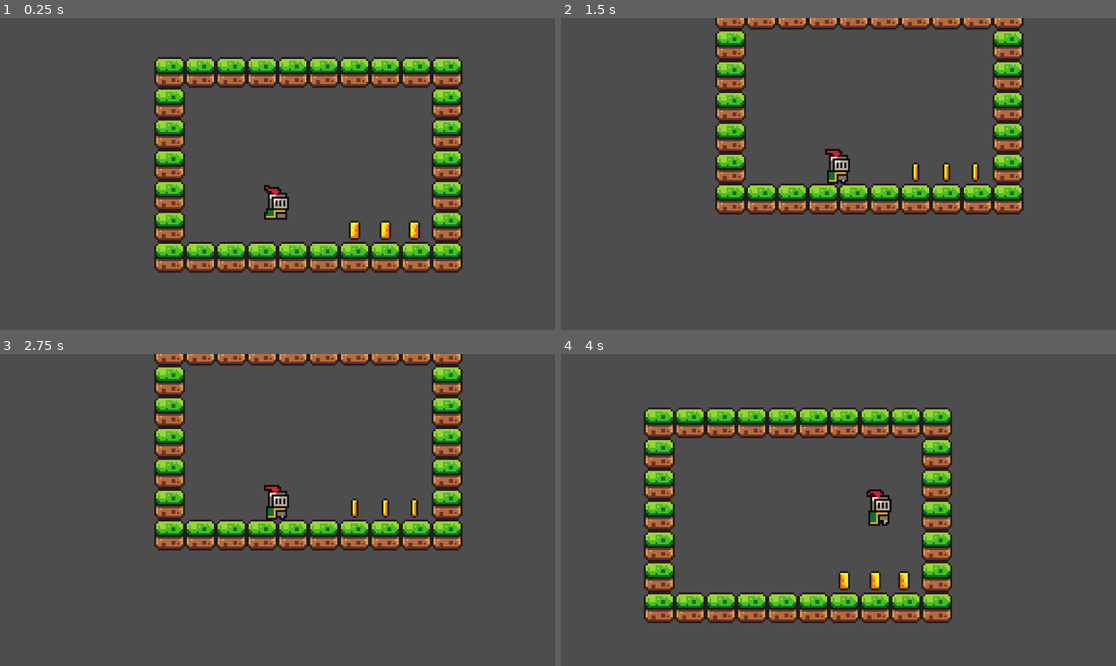
Above: before the commit, frames 1-4 (two rows, left to right).
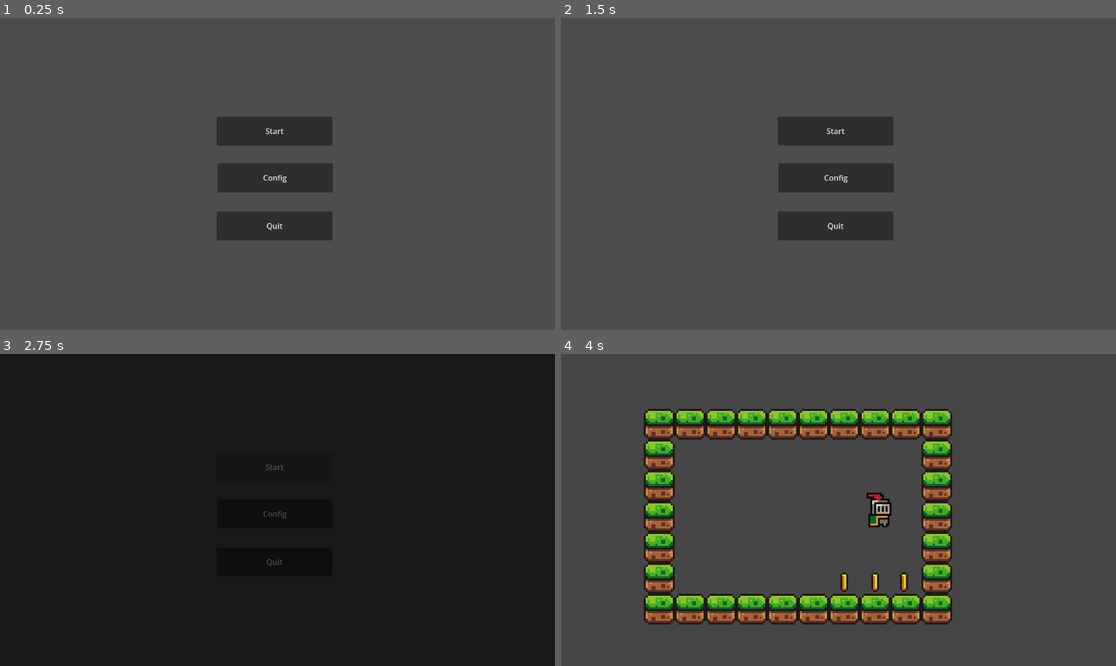
Above: after the commit, the same moments.

Repository: GenerosoR/Spin-to-Win_Game-Jam
Game: Godot game, scene res://scenes/main_menu.tscn
Same seed, same stepped clock (60 frames per second), same inputs: the game is played once before the commit and once after it. Before the commit the project starts from res://scenes/mundo.tscn.
Inputs (mouse positions are in pixels of both pictures, inside the frame that each line leads up to):
- Up to frame 1 (0.25 s): no input
- Up to frame 2 (1.5 s): click (838, 177) at 0.5 s, where only the run after the commit has a clickable "Config"; click (838, 233) at 1.25 s, where only the run after the commit has a clickable "Back"
- Up to frame 3 (2.75 s): click (271, 466) at 2 s, where only the run after the commit has a clickable "Start"
- Up to frame 4 (4 s): click (832, 466) at 2.75 s, where only the run after the commit has a clickable "Start"; tap Enter (ui_accept) at 3.5, 3.6, 3.77 s; hold Right (ui_right) from 3.53 s (still down)

The runs differ from the first frame. In frame 1, 22% of the frame differs, in the area x 27-84%, y 12-82%; in frame 2, 18%; in frame 3, 97%, in the area x 0-100%, y 0-100%; in frame 4, 8.5%.

Commit message:
Add files via upload
Menu Placeholder + Pasta dedicada a scripts

Diff:
--- /dev/null
+++ b/Game jam/default_bus_layout.tres
@@ -0,0 +1,9 @@
+[gd_resource type="AudioBusLayout" format=3 uid="uid://so5f3bv4gyv8"]
+
+[resource]
+bus/1/name = &"Music_menu"
+bus/1/solo = false
+bus/1/mute = false
+bus/1/bypass_fx = false
+bus/1/volume_db = 0.0
+bus/1/send = &"Master"
--- a/Game jam/project.godot
+++ b/Game jam/project.godot
@@ -11,7 +11,7 @@
 [application]
 
 config/name="MapaRolavel"
-run/main_scene="uid://b1mfaawijjhax"
+run/main_scene="uid://sctylr8y601c"
 config/features=PackedStringArray("4.7", "Forward Plus")
 config/icon="res://icon.svg"
 
--- a/Game jam/scenes/coin.tscn
+++ b/Game jam/scenes/coin.tscn
@@ -1,6 +1,6 @@
 [gd_scene format=3 uid="uid://dmhj2moo1m8u6"]
 
-[ext_resource type="Script" uid="uid://dblw535xhaeuk" path="res://scenes/coin.gd" id="1_i64fm"]
+[ext_resource type="Script" uid="uid://dblw535xhaeuk" path="res://scripts/coin.gd" id="1_i64fm"]
 [ext_resource type="Texture2D" uid="uid://dqtoco2echoig" path="res://brackeys_platformer_assets/sprites/coin.png" id="1_rwqht"]
 
 [sub_resource type="AtlasTexture" id="AtlasTexture_i64fm"]
--- /dev/null
+++ b/Game jam/scenes/fade_transition.tscn
@@ -0,0 +1,63 @@
+[gd_scene format=3 uid="uid://jh7k11xbvums"]
+
+[sub_resource type="Animation" id="Animation_x8c23"]
+length = 0.001
+tracks/0/type = "value"
+tracks/0/imported = false
+tracks/0/enabled = true
+tracks/0/path = NodePath(".:color")
+tracks/0/interp = 1
+tracks/0/loop_wrap = true
+tracks/0/keys = {
+"times": PackedFloat32Array(0),
+"transitions": PackedFloat32Array(1),
+"update": 0,
+"values": [Color(0, 0, 0, 0)]
+}
+
+[sub_resource type="Animation" id="Animation_6uw4y"]
+resource_name = "fade_in"
+tracks/0/type = "value"
+tracks/0/imported = false
+tracks/0/enabled = true
+tracks/0/path = NodePath(".:color")
+tracks/0/interp = 1
+tracks/0/loop_wrap = true
+tracks/0/keys = {
+"times": PackedFloat32Array(0, 1),
+"transitions": PackedFloat32Array(1, 1),
+"update": 0,
+"values": [Color(0, 0, 0, 0), Color(0, 0, 0, 1)]
+}
+
+[sub_resource type="Animation" id="Animation_3nli8"]
+resource_name = "fade_out"
+tracks/0/type = "value"
+tracks/0/imported = false
+tracks/0/enabled = true
+tracks/0/path = NodePath(".:color")
+tracks/0/interp = 1
+tracks/0/loop_wrap = true
+tracks/0/keys = {
+"times": PackedFloat32Array(0, 1),
+"transitions": PackedFloat32Array(1, 1),
+"update": 0,
+"values": [Color(0, 0, 0, 1), Color(0, 0, 0, 0)]
+}
+
+[sub_resource type="AnimationLibrary" id="AnimationLibrary_vxaoj"]
+_data = {
+&"RESET": SubResource("Animation_x8c23"),
+&"fade_in": SubResource("Animation_6uw4y"),
+&"fade_out": SubResource("Animation_3nli8")
+}
+
+[node name="fade_transition" type="ColorRect" unique_id=393650323]
+offset_left = -3.0
+offset_top = 1.0
+offset_right = 1157.0
+offset_bottom = 653.0
+color = Color(0, 0, 0, 0)
+
+[node name="AnimationPlayer" type="AnimationPlayer" parent="." unique_id=1511738117]
+libraries/ = SubResource("AnimationLibrary_vxaoj")
--- /dev/null
+++ b/Game jam/scenes/main_menu.tscn
@@ -0,0 +1,167 @@
+[gd_scene format=3 uid="uid://sctylr8y601c"]
+
+[ext_resource type="Script" uid="uid://ctnti00iwqt5u" path="res://scripts/main_menu.gd" id="1_l6cm7"]
+[ext_resource type="AudioStream" uid="uid://dl1rqe4okn7n0" path="res://scenes/musics/placeholder_gngstyle.mp3" id="2_bqqt6"]
+[ext_resource type="PackedScene" uid="uid://jh7k11xbvums" path="res://scenes/fade_transition.tscn" id="2_ekxnf"]
+[ext_resource type="Script" uid="uid://1r1dovcjoah1" path="res://scripts/audio_control.gd" id="4_wu84c"]
+[ext_resource type="Script" uid="uid://boet2xjf7r8ml" path="res://scripts/fullscreen_control.gd" id="5_8ln24"]
+
+[sub_resource type="StyleBoxLine" id="StyleBoxLine_wu84c"]
+color = Color(1, 1, 1, 1)
+thickness = 6
+
+[sub_resource type="StyleBoxLine" id="StyleBoxLine_8ln24"]
+color = Color(0.78039217, 0, 1, 1)
+thickness = 6
+
+[sub_resource type="StyleBoxLine" id="StyleBoxLine_rtw2f"]
+color = Color(1, 0, 1, 1)
+thickness = 6
+
+[node name="MainMenu" type="Node2D" unique_id=355068884]
+script = ExtResource("1_l6cm7")
+
+[node name="main_buttons" type="Control" parent="." unique_id=1454522140]
+layout_mode = 3
+anchors_preset = 0
+offset_right = 40.0
+offset_bottom = 40.0
+
+[node name="AudioStreamPlayer2D" type="AudioStreamPlayer2D" parent="main_buttons" unique_id=1486629615]
+stream = ExtResource("2_bqqt6")
+autoplay = true
+bus = &"Music_menu"
+
+[node name="Start" type="Button" parent="main_buttons" unique_id=333099291]
+layout_mode = 1
+anchors_preset = 8
+anchor_left = 0.5
+anchor_top = 0.5
+anchor_right = 0.5
+anchor_bottom = 0.5
+offset_left = -142.0
+offset_top = -151.0
+offset_right = 98.0
+offset_bottom = -91.0
+grow_horizontal = 2
+grow_vertical = 2
+text = "Start"
+
+[node name="Config" type="Button" parent="main_buttons" unique_id=1835851893]
+layout_mode = 1
+anchors_preset = 8
+anchor_left = 0.5
+anchor_top = 0.5
+anchor_right = 0.5
+anchor_bottom = 0.5
+offset_left = -141.0
+offset_top = -54.0
+offset_right = 99.0
+offset_bottom = 6.0
+grow_horizontal = 2
+grow_vertical = 2
+text = "Config"
+
+[node name="Quit" type="Button" parent="main_buttons" unique_id=113191814]
+layout_mode = 0
+offset_left = -122.0
+offset_top = 66.0
+offset_right = 118.0
+offset_bottom = 126.0
+text = "Quit"
+
+[node name="Camera2D" type="Camera2D" parent="." unique_id=813890983]
+position = Vector2(4, -12)
+
+[node name="fade_transition" parent="." unique_id=393650323 instance=ExtResource("2_ekxnf")]
+visible = false
+offset_left = -675.0
+offset_top = -366.0
+offset_right = 735.0
+offset_bottom = 385.0
+
+[node name="fade_timer" type="Timer" parent="fade_transition" unique_id=212978126]
+
+[node name="opcoes" type="Panel" parent="." unique_id=240549387]
+anchors_preset = 8
+anchor_left = 0.5
+anchor_top = 0.5
+anchor_right = 0.5
+anchor_bottom = 0.5
+offset_left = -228.0
+offset_top = -143.5
+offset_right = 228.0
+offset_bottom = 143.5
+grow_horizontal = 2
+grow_vertical = 2
+
+[node name="Back" type="Button" parent="opcoes" unique_id=77517231]
+layout_mode = 1
+anchors_preset = 8
+anchor_left = 0.5
+anchor_top = 0.5
+anchor_right = 0.5
+anchor_bottom = 0.5
+offset_left = -119.5
+offset_top = 83.0
+offset_right = 120.5
+offset_bottom = 143.0
+grow_horizontal = 2
+grow_vertical = 2
+text = "Back"
+
+[node name="Label" type="Label" parent="opcoes" unique_id=1988551604]
+layout_mode = 0
+offset_left = 1.0
+offset_top = 1.5
+offset_right = 456.0
+offset_bottom = 61.5
+theme_override_font_sizes/font_size = 30
+text = "options"
+horizontal_alignment = 1
+
+[node name="Audio_Control" type="HSlider" parent="opcoes" unique_id=1937314417]
+layout_mode = 1
+anchors_preset = 8
+anchor_left = 0.5
+anchor_top = 0.5
+anchor_right = 0.5
+anchor_bottom = 0.5
+offset_left = -107.0
+offset_top = -62.0
+offset_right = 108.0
+offset_bottom = -46.0
+grow_horizontal = 2
+grow_vertical = 2
+theme_override_styles/slider = SubResource("StyleBoxLine_wu84c")
+theme_override_styles/grabber_area = SubResource("StyleBoxLine_8ln24")
+theme_override_styles/grabber_area_highlight = SubResource("StyleBoxLine_rtw2f")
+max_value = 1.0
+step = 0.05
+script = ExtResource("4_wu84c")
+audio_bus_name = "Music_menu"
+
+[node name="Fullscreen_control" type="CheckBox" parent="opcoes" unique_id=810035478]
+layout_mode = 1
+anchors_preset = 8
+anchor_left = 0.5
+anchor_top = 0.5
+anchor_right = 0.5
+anchor_bottom = 0.5
+offset_left = -114.0
+offset_top = -15.5
+offset_right = 111.0
+offset_bottom = 15.5
+grow_horizontal = 2
+grow_vertical = 2
+text = "Fullscreen"
+script = ExtResource("5_8ln24")
+
+[connection signal="pressed" from="main_buttons/Start" to="." method="_on_start_pressed"]
+[connection signal="pressed" from="main_buttons/Config" to="." method="_on_config_pressed"]
+[connection signal="pressed" from="main_buttons/Quit" to="." method="_on_quit_pressed"]
+[connection signal="timeout" from="fade_transition/fade_timer" to="." method="_on_fade_timer_timeout"]
+[connection signal="pressed" from="opcoes/Back" to="." method="_on_back_opcoes_pressed"]
+[connection signal="value_changed" from="opcoes/Audio_Control" to="." method="_on_audio_control_value_changed"]
+[connection signal="value_changed" from="opcoes/Audio_Control" to="opcoes/Audio_Control" method="_on_value_changed"]
+[connection signal="toggled" from="opcoes/Fullscreen_control" to="opcoes/Fullscreen_control" method="_on_toggled"]
--- a/Game jam/scenes/mundo.tscn
+++ b/Game jam/scenes/mundo.tscn
@@ -1,10 +1,12 @@
 [gd_scene format=3 uid="uid://b1mfaawijjhax"]
 
 [ext_resource type="Texture2D" uid="uid://crp1b0bpj5tjc" path="res://brackeys_platformer_assets/sprites/world_tileset.png" id="1_a2ps7"]
-[ext_resource type="Script" uid="uid://ckhqxf1i4kowi" path="res://scenes/game_manager.gd" id="1_vwj67"]
+[ext_resource type="Script" uid="uid://bdpp0uf6ydrvq" path="res://scripts/mundo.gd" id="1_jaeu2"]
+[ext_resource type="Script" uid="uid://ckhqxf1i4kowi" path="res://scripts/game_manager.gd" id="1_vwj67"]
 [ext_resource type="PackedScene" uid="uid://ca46cr333ndl7" path="res://scenes/player.tscn" id="1_wqn8j"]
-[ext_resource type="Script" uid="uid://bno3y6ade8nut" path="res://scenes/rotation_map.gd" id="2_0vka0"]
+[ext_resource type="Script" uid="uid://bno3y6ade8nut" path="res://scripts/rotation_map.gd" id="2_0vka0"]
 [ext_resource type="PackedScene" uid="uid://dmhj2moo1m8u6" path="res://scenes/coin.tscn" id="4_yi5ae"]
+[ext_resource type="PackedScene" uid="uid://jh7k11xbvums" path="res://scenes/fade_transition.tscn" id="7_75jji"]
 
 [sub_resource type="TileSetAtlasSource" id="TileSetAtlasSource_0vka0"]
 texture = ExtResource("1_a2ps7")
@@ -180,6 +182,7 @@
 sources/0 = SubResource("TileSetAtlasSource_0vka0")
 
 [node name="Mundo" type="Node2D" unique_id=761029203]
+script = ExtResource("1_jaeu2")
 
 [node name="GameManager" type="Node" parent="." unique_id=1757922471]
 unique_name_in_owner = true
@@ -203,3 +206,9 @@
 
 [node name="Player" parent="." unique_id=197686528 instance=ExtResource("1_wqn8j")]
 position = Vector2(0, -36)
+
+[node name="fade_transition" parent="." unique_id=393650323 instance=ExtResource("7_75jji")]
+offset_left = -565.0
+offset_top = -357.0
+offset_right = 595.0
+offset_bottom = 295.0
--- a/Game jam/scenes/player.tscn
+++ b/Game jam/scenes/player.tscn
@@ -1,7 +1,7 @@
 [gd_scene format=3 uid="uid://ca46cr333ndl7"]
 
 [ext_resource type="Texture2D" uid="uid://c7jmlx6fiyhom" path="res://brackeys_platformer_assets/sprites/knight.png" id="1_4flbx"]
-[ext_resource type="Script" uid="uid://bqwsgw0rk84fb" path="res://scenes/player.gd" id="1_g2els"]
+[ext_resource type="Script" uid="uid://bqwsgw0rk84fb" path="res://scripts/player.gd" id="1_g2els"]
 
 [sub_resource type="AtlasTexture" id="AtlasTexture_onrkg"]
 atlas = ExtResource("1_4flbx")
--- /dev/null
+++ b/Game jam/scripts/audio_control.gd
@@ -0,0 +1,16 @@
+extends HSlider
+var audio_bus_id
+@export var audio_bus_name: String
+# Called when the node enters the scene tree for the first time.
+func _ready() -> void:
+	audio_bus_id = AudioServer.get_bus_index(audio_bus_name)
+
+
+# Called every frame. 'delta' is the elapsed time since the previous frame.
+func _process(delta: float) -> void:
+	pass
+
+
+func _on_value_changed(value: float):
+	var db = linear_to_db(value)
+	AudioServer.set_bus_volume_db(audio_bus_id, db)
--- /dev/null
+++ b/Game jam/scripts/coin.gd
@@ -0,0 +1,19 @@
+extends Area2D
+
+@onready var game_manager: Node = %GameManager
+
+
+
+# Called when the node enters the scene tree for the first time.
+func _ready() -> void:
+	pass # Replace with function body.
+
+
+# Called every frame. 'delta' is the elapsed time since the previous frame.
+func _process(delta: float) -> void:
+	pass
+
+
+func _on_body_entered(body: Node2D) -> void:
+	game_manager.add_point()
+	queue_free()
--- /dev/null
+++ b/Game jam/scripts/fullscreen_control.gd
@@ -0,0 +1,18 @@
+extends CheckBox
+
+
+# Called when the node enters the scene tree for the first time.
+func _ready() -> void:
+	pass # Replace with function body.
+
+
+# Called every frame. 'delta' is the elapsed time since the previous frame.
+func _process(delta: float) -> void:
+	pass
+
+
+func _on_toggled(toggled_on: bool) -> void:
+	if toggled_on == true:
+		DisplayServer.window_set_mode(DisplayServer.WINDOW_MODE_FULLSCREEN)
+	else:
+		DisplayServer.window_set_mode(DisplayServer.WINDOW_MODE_WINDOWED)
--- /dev/null
+++ b/Game jam/scripts/game_manager.gd
@@ -0,0 +1,16 @@
+extends Node
+
+var score = 0
+
+func add_point():
+	score += 1
+	print("coins collected: ", score)
+
+# Called when the node enters the scene tree for the first time.
+func _ready() -> void:
+	pass # Replace with function body.
+
+
+# Called every frame. 'delta' is the elapsed time since the previous frame.
+func _process(delta: float) -> void:
+	pass
--- /dev/null
+++ b/Game jam/scripts/main.gd
@@ -0,0 +1,11 @@
+extends Node2D
+
+
+# Called when the node enters the scene tree for the first time.
+func _ready():
+	$fade_transition/AnimationPlayer.play("fade_out")
+
+
+# Called every frame. 'delta' is the elapsed time since the previous frame.
+func _process(delta: float) -> void:
+	pass
--- /dev/null
+++ b/Game jam/scripts/main_menu.gd
@@ -0,0 +1,44 @@
+extends Node2D
+
+@onready var main_buttons: Control = $main_buttons
+@onready var opcoes: Panel = $opcoes
+
+var button_type = null
+
+# Called when the node enters the scene tree for the first time.
+func _ready():
+	main_buttons.visible = true
+	opcoes.visible = false
+
+
+
+# Called every frame. 'delta' is the elapsed time since the previous frame.
+func _process(delta: float) -> void:
+	pass
+
+
+func _on_start_pressed():
+	button_type = "start"
+	$fade_transition.show()
+	$fade_transition/fade_timer.start()
+	$fade_transition/AnimationPlayer.play("fade_in")
+
+
+func _on_config_pressed():
+	button_type = "options"
+	main_buttons.visible = false
+	opcoes.visible = true
+
+
+func _on_quit_pressed():
+	get_tree().quit()
+
+
+func _on_fade_timer_timeout():
+	if button_type == "start":
+		get_tree().change_scene_to_file("res://scenes/mundo.tscn")
+
+
+func _on_back_opcoes_pressed() -> void:
+		main_buttons.visible = true
+		opcoes.visible = false
--- /dev/null
+++ b/Game jam/scripts/mundo.gd
@@ -0,0 +1,11 @@
+extends Node2D
+
+
+# Called when the node enters the scene tree for the first time.
+func _ready() -> void:
+	$fade_transition/AnimationPlayer.play("fade_out")
+
+
+# Called every frame. 'delta' is the elapsed time since the previous frame.
+func _process(delta: float) -> void:
+	pass
--- /dev/null
+++ b/Game jam/scripts/player.gd
@@ -0,0 +1,40 @@
+extends CharacterBody2D
+
+
+const SPEED = 130
+const JUMP_VELOCITY = -300.0
+const MOEDA = 1
+var valor_moeda = 1
+
+func _physics_process(delta: float) -> void:
+	# Add the gravity.
+	if not is_on_floor():
+		velocity += get_gravity() * delta
+
+	# Handle jump.
+	if Input.is_action_just_pressed("ui_accept") and is_on_floor():
+		velocity.y = JUMP_VELOCITY
+
+	# Get the input direction and handle the movement/deceleration.
+	# As good practice, you should replace UI actions with custom gameplay actions.
+	var direction := Input.get_axis("ui_left", "ui_right")
+	if direction:
+		velocity.x = direction * SPEED
+	else:
+		velocity.x = move_toward(velocity.x, 0, SPEED)
+
+	move_and_slide()
+
+	const MOEDA: float = 1
+	var valor_moeda: float = 1
+
+func _process(delta: float):
+	if Input.is_action_just_pressed("crescer"):
+		valor_moeda += MOEDA/10
+		scale += Vector2(valor_moeda, valor_moeda)
+		print(valor_moeda)
+
+	if Input.is_action_just_pressed("descer"):
+		valor_moeda -= MOEDA/10
+		scale -= Vector2(valor_moeda, valor_moeda)
+		print(valor_moeda)
--- /dev/null
+++ b/Game jam/scripts/rotation_map.gd
@@ -0,0 +1,12 @@
+extends TileMap
+@onready var mapa: TileMap = $"."
+
+func _ready() -> void:
+	pass
+	print(mapa)
+
+func _process(delta: float) -> void:
+	if Input.is_action_pressed("girar_tras"):
+		rotation_degrees -= 1
+	if Input.is_action_pressed("girar_frente"):
+		rotation_degrees += 1
Not shown, added: Game jam/musics/placeholder_gngstyle.mp3.import
Not shown, added: Game jam/scenes/musics/placeholder_gngstyle.mp3.import
Not shown, added: Game jam/scripts/audio_control.gd.uid
Not shown, added: Game jam/scripts/coin.gd.uid
Not shown, added: Game jam/scripts/fullscreen_control.gd.uid
Not shown, added: Game jam/scripts/game_manager.gd.uid
Not shown, added: Game jam/scripts/main.gd.uid
Not shown, added: Game jam/scripts/main_menu.gd.uid
Not shown, added: Game jam/scripts/mundo.gd.uid
Not shown, added: Game jam/scripts/player.gd.uid
Not shown, added: Game jam/scripts/rotation_map.gd.uid
Not shown, added: Game jam/musics/placeholder_gngstyle.mp3
(and 3 more such lines)
